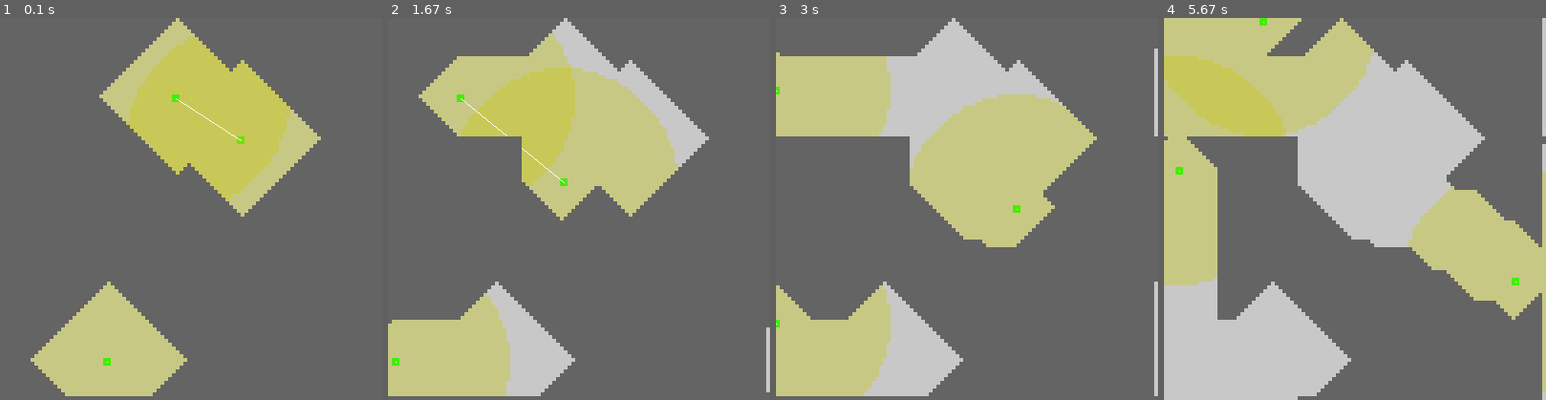
Above: before the commit, frames 1-4 (left to right).
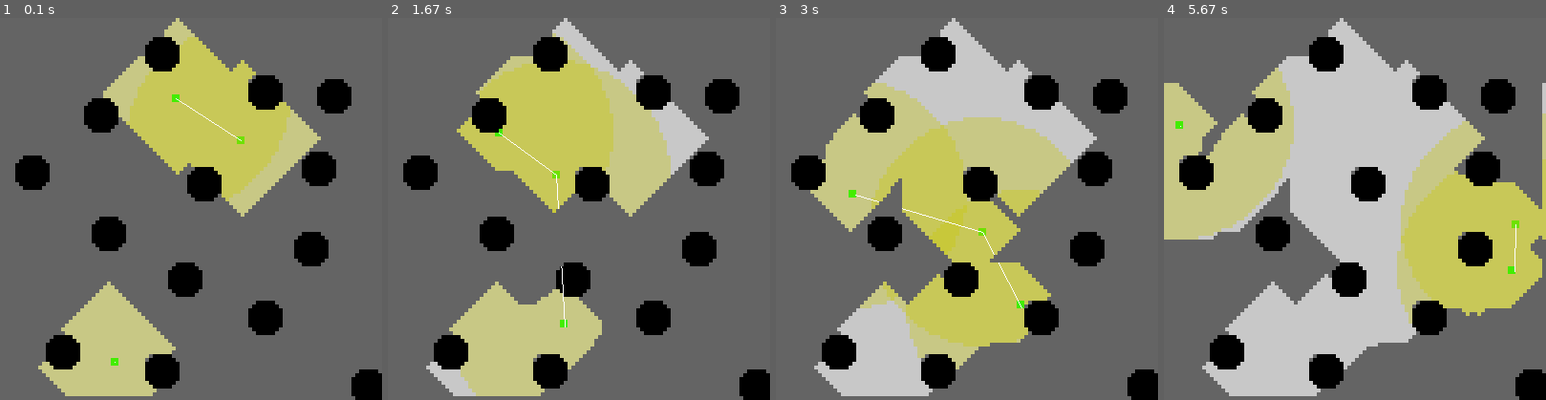
Above: after the commit, the same moments.

Repository: R1leMargoulin/RAPID
Game: pygame game, started from examples/program_examples/simulation_example.py
Two runs of this game, one before a commit and one after it. Both use one fixed random seed, a clock stepped at 60 frames per second and the inputs below.
Inputs:
- Up to frame 1 (0.1 s): no input
- Up to frame 2 (1.67 s): no input
- Up to frame 3 (3 s): no input
- Up to frame 4 (5.67 s): no input

The runs differ from the first frame. In frame 1, 9.9% of the frame differs, in the area x 4-100%, y 4-100%; in frame 2, 26%; in frame 3, 42%; in frame 4, 51%, in the area x 0-100%, y 0-100%.

Commit message:
solve bug out of index

Diff:
--- a/RAPID/Agents.py
+++ b/RAPID/Agents.py
@@ -133,29 +133,29 @@
             for c in collisions:
                 if self.rect.midtop[1] > c.rect.midtop[1]:
                     sides.append("top")
-                elif self.rect.midleft[0] > c.rect.midleft[0]:
+                if self.rect.midleft[0] > c.rect.midleft[0]:
                     sides.append("left")
-                elif self.rect.midright[0] < c.rect.midright[0]:
+                if self.rect.midright[0] < c.rect.midright[0]:
                     sides.append("right")
-                else:
+                if self.rect.midtop[1] < c.rect.midtop[1]:
                     sides.append("bottom")
 
             if ("top" in sides):
-                self.transform.y += max(np.abs(self.speed.x), np.abs(self.speed.y))
+                self.transform.y += 2*max(np.abs(self.speed.x), np.abs(self.speed.y))
             if ("bottom" in sides):
-                self.transform.y -= max(np.abs(self.speed.x), np.abs(self.speed.y))
+                self.transform.y -= 2*max(np.abs(self.speed.x), np.abs(self.speed.y))
             if ("left" in sides):
-                self.transform.x -= max(np.abs(self.speed.x), np.abs(self.speed.y))
+                self.transform.x += 2*max(np.abs(self.speed.x), np.abs(self.speed.y))
             if ("right" in sides):
-                self.transform.x += max(np.abs(self.speed.x), np.abs(self.speed.y))
+                self.transform.x -= 2*max(np.abs(self.speed.x), np.abs(self.speed.y))
         #-----------------------------------------------------------------------------------------------------------
 
 
         # ensure we stay within the screen window
         self.transform.x = max(self.transform.x, 0)
-        self.transform.x = min(self.transform.x, self.env.width)
+        self.transform.x = min(self.transform.x, self.env.width-1)
         self.transform.y = max(self.transform.y, 0)
-        self.transform.y = min(self.transform.y, self.env.height)
+        self.transform.y = min(self.transform.y, self.env.height-1)
 
         self.total_distance_made += np.sqrt((self.transform.x - old_tfx)**2 + (self.transform.y - old_tfy)**2)
 
@@ -178,6 +178,7 @@
         neighbors = self.get_neighbors_pixels(distance=self.vision_range, stop_at_wall=True, self_inclusion=True)
 
         for n in neighbors:
+            print(n)
             self.belief_space["occupancy_grid"][n[0]][n[1]] = self.env.real_occupancy_grid[n[0]][n[1]] #get the real value (simulates sensing, note that we could add noise.)
 
     def get_neighbors_pixels(self, distance:int, stop_at_wall = False, self_inclusion = True):
--- a/examples/program_examples/simulation_example.py
+++ b/examples/program_examples/simulation_example.py
@@ -26,7 +26,7 @@
 
     #env = TargetPointEnvironment(background_color= BACKGROUND_COLOR, env_image=img, amount_of_agents_goal=2, scaling_factor=2)
     #env = ExplorationEnvironment(render= True, background_color= BACKGROUND_COLOR, env_image=img, full_knowledge=False, scaling_factor=4)
-    env = ExplorationEnvironment(width=SCREEN_WIDTH, height=SCREEN_HEIGHT, env_image=None, background_color= BACKGROUND_COLOR, full_knowledge=False, scaling_factor=4, communication_mode="limited", render=True)
+    env = ExplorationEnvironment(width=SCREEN_WIDTH, height=SCREEN_HEIGHT, env_image=img, background_color= BACKGROUND_COLOR, full_knowledge=False, scaling_factor=4, communication_mode="limited", render=True)
 
 
     for i in range(NB_GROUND_AGENTS):
@@ -38,7 +38,7 @@
                                     env,
                                     robot_id=len(env.agents)+1,
                                     init_transform=init_pos,
-                                    max_speed=(2,0,0.5),
+                                    max_speed=(1,0,0.5),
                                     behavior_to_use="minpos", #change to target_djikstra with a target point env.
                                     vision_range=10,
                                     communication_range=30,
